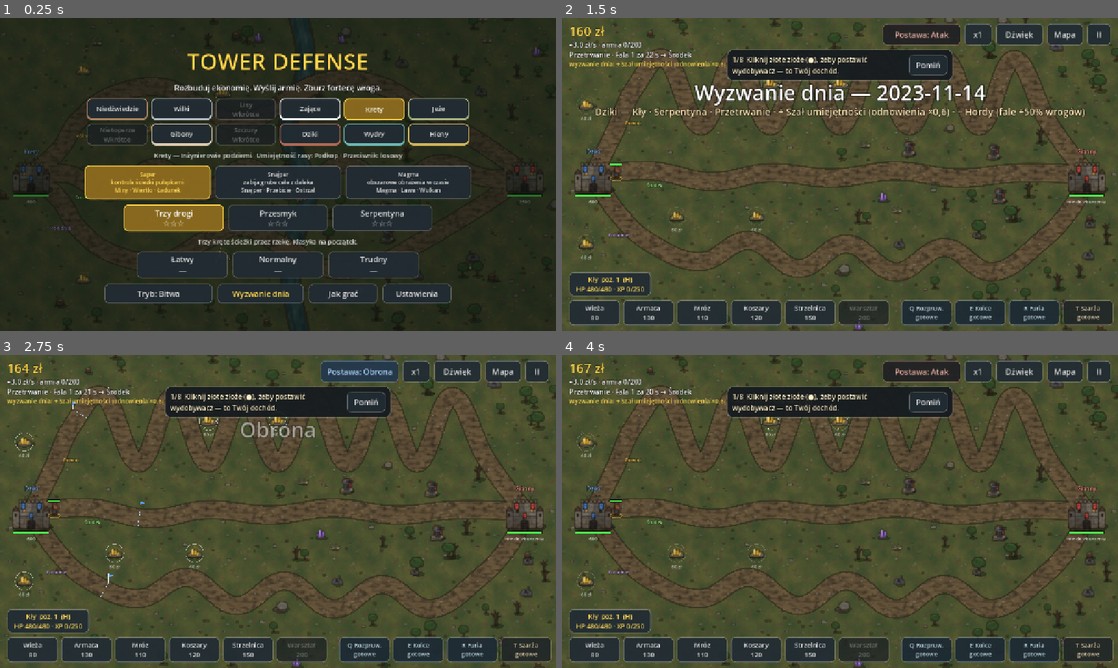
Above: before the commit, frames 1-4 (two rows, left to right).
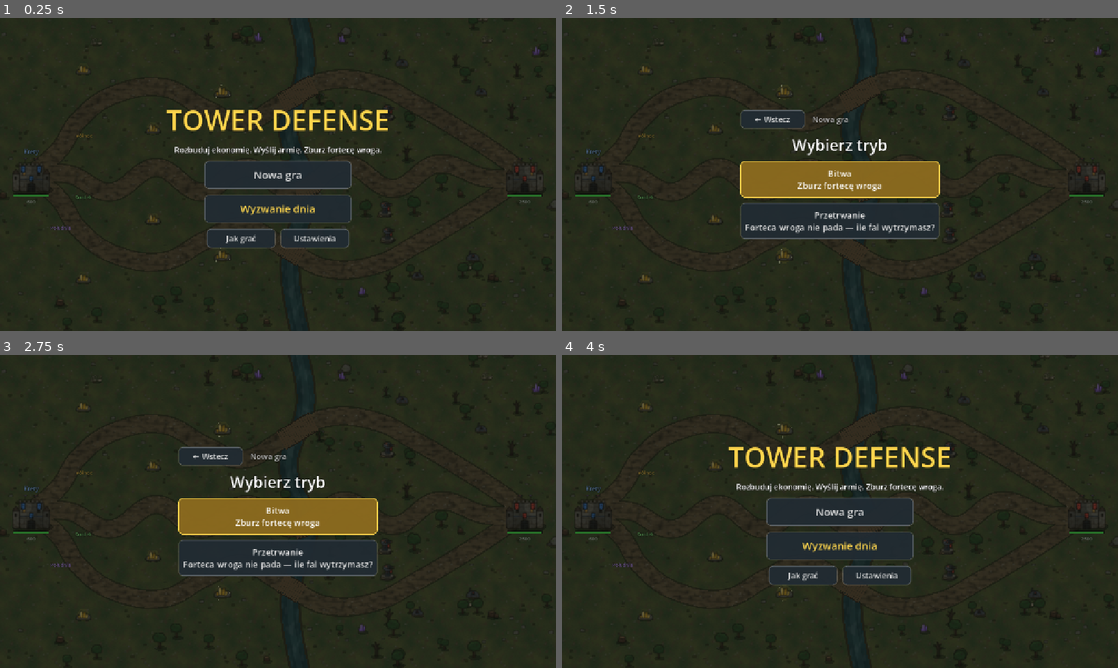
Above: after the commit, the same moments.

Repository: Ostrowin/TowerDefense
Game: Godot game, scene res://main.tscn
Same seed, same stepped clock (60 frames per second), same inputs: the game is played once before the commit and once after it.
Inputs (mouse positions are in pixels of both pictures, inside the frame that each line leads up to):
- Up to frame 1 (0.25 s): no input
- Up to frame 2 (1.5 s): click (840, 174) at 0.5 s, where only the run after the commit has a clickable "Nowa gra"; click (823, 293) at 1.25 s, where only the run before the commit has a clickable "Wyzwanie dnia"
- Up to frame 3 (2.75 s): click (361, 370) at 2 s, where only the run before the commit has a clickable "Postawa: Atak"
- Up to frame 4 (4 s): click (923, 370) at 2.75 s, where only the run before the commit has a clickable "Postawa: Obrona"; click (773, 455) at 3.5 s, where only the run after the commit has a clickable "← Wstecz"

The runs differ from the first frame. In frame 1, 16% of the frame differs, in the area x 15-85%, y 11-92%; in frame 2, 85%; in frame 3, 86%, in the area x 0-100%, y 0-100%; in frame 4, 85%.

Commit message:
Stepwise menu navigation & HUD refactor
Added a linear, step‑by‑step menu system and refactored HUD UI into per‑page containers (start/mode/army/map). hud.gd now manages menu state (menu_page, menu_pages, menu_crumbs) and mode_buttons, extends RefCounted, and provides navigation helpers (menu_page_box, centered, menu_go, menu_back, pick_mode). build_ui/build_menu were reworked to place widgets into page-specific VBoxes and to populate/maintain mode_buttons (replacing the single mode_button); rebuild_ui clears mode_buttons during rebuilds. update_menu now toggles per‑page visibility, updates pressed state for mode_buttons, and updates breadcrumb labels. Minor help text tweak for Survival mode. main.gd integrates the new flow (show_menu → hud.menu_go("start"); back() delegates to hud.menu_back()), and ui_smoke_test.gd was updated to exercise the new navigation and assertions. Result: clearer multi‑step selection with visible breadcrumbs, per‑page visibility, and HUD rebuilt on resize as before.

Diff:
--- a/scripts/hud.gd
+++ b/scripts/hud.gd
@@ -6,7 +6,10 @@
 
 const ABILITY_KEY_NAMES: Array[String] = ["Q", "E", "R", "T"]
 
-var mode_button: Button
+var mode_buttons := {}  ## tryb → przycisk na stronie „mode” menu
+var menu_page := "start"  ## bieżąca strona menu (MENU_PAGES) — przeżywa przebudowę HUD
+var menu_pages := {}  ## strona → VBoxContainer
+var menu_crumbs := {}  ## strona → etykieta ścieżki wyboru
 var daily_label: Label  ## indeks rasy → ostatnio wybrany dowódca (w obrębie sesji)
 var ui_layer: CanvasLayer
 var screen := Cfg.VIEW  ## rozmiar HUD w jego własnych jednostkach (ekran / skala UI)
@@ -205,18 +208,92 @@
 	build_help(ui)
 
 
+## Menu krok po kroku (jeden wybór na ekran): start → tryb → rasa i dowódca → mapa i trudność (klik = gra).
+## Każdy krok ma „Wstecz” (też Esc / wstecz na telefonie) i ścieżkę wyboru u góry.
+const MENU_PAGES: Array[String] = ["start", "mode", "army", "map"]
+
+
+## Strona menu: VBox wyśrodkowany; `back` = przycisk Wstecz i ścieżka wyboru u góry.
+func menu_page_box(box: VBoxContainer, page: String, back := true) -> VBoxContainer:
+	var p := VBoxContainer.new()
+	p.add_theme_constant_override("separation", 12)
+	p.size_flags_horizontal = Control.SIZE_SHRINK_CENTER
+	box.add_child(p)
+	menu_pages[page] = p
+	if back:
+		var top := HBoxContainer.new()
+		top.add_theme_constant_override("separation", 16)
+		p.add_child(top)
+		button("← Wstecz", Vector2(150, 44), menu_back, top)
+		var crumb := label("", 18, top, Color(1, 1, 1, 0.75))
+		crumb.size_flags_vertical = Control.SIZE_SHRINK_CENTER
+		menu_crumbs[page] = crumb
+	return p
+
+
+func centered(l: Label) -> Label:
+	l.horizontal_alignment = HORIZONTAL_ALIGNMENT_CENTER
+	return l
+
+
+func menu_go(page: String) -> void:
+	menu_page = page
+
+
+func menu_back() -> void:
+	var i := MENU_PAGES.find(menu_page)
+	menu_page = MENU_PAGES[maxi(i - 1, 0)]
+
+
+func pick_mode(mode: String) -> void:
+	if m.game_mode != mode:
+		m.toggle_mode()
+	menu_go("army")
+
+
 func build_menu(ui: Control) -> void:
 	menu_layer = overlay(ui, 0.55)
 	var box: VBoxContainer = menu_layer.get_child(0).get_child(0)
-	label("TOWER DEFENSE", 52, box, Main.GOLD_COLOR)
-	label("Rozbuduj ekonomię. Wyślij armię. Zburz fortecę wroga.", 18, box)
+	menu_pages.clear()
+	menu_crumbs.clear()
+
+	# 1. start
+	var start := menu_page_box(box, "start", false)
+	centered(label("TOWER DEFENSE", 64, start, Main.GOLD_COLOR))
+	centered(label("Rozbuduj ekonomię. Wyślij armię. Zburz fortecę wroga.", 18, start))
+	for entry in [["Nowa gra", menu_go.bind("mode")], ["Wyzwanie dnia", m.start_daily]]:
+		var b := button(entry[0], Vector2(340, 66), entry[1], start)
+		b.size_flags_horizontal = Control.SIZE_SHRINK_CENTER
+		b.add_theme_font_size_override("font_size", 24)
+		if entry[0] == "Wyzwanie dnia":
+			b.add_theme_color_override("font_color", Main.GOLD_COLOR)
+	var extra := HBoxContainer.new()
+	extra.alignment = BoxContainer.ALIGNMENT_CENTER
+	extra.add_theme_constant_override("separation", 10)
+	start.add_child(extra)
+	button("Jak grać", Vector2(160, 46), m.open_overlay.bind("help"), extra)
+	button("Ustawienia", Vector2(160, 46), m.open_overlay.bind("settings"), extra)
+
+	# 2. tryb
+	var modes := menu_page_box(box, "mode")
+	centered(label("Wybierz tryb", 36, modes))
+	for entry in [["battle", "Bitwa", "Zburz fortecę wroga"], ["survival", "Przetrwanie", "Forteca wroga nie pada — ile fal wytrzymasz?"]]:
+		var b := button("%s\n%s" % [entry[1], entry[2]], Vector2(460, 84), pick_mode.bind(entry[0]), modes)
+		b.size_flags_horizontal = Control.SIZE_SHRINK_CENTER
+		b.add_theme_font_size_override("font_size", 20)
+		b.toggle_mode = true
+		mode_buttons[entry[0]] = b
+
+	# 3. rasa i dowódca
+	var army := menu_page_box(box, "army")
+	centered(label("Rasa i dowódca", 36, army))
 	# rasy: wszystkie z Races.ALL, grywalne z ramką w kolorze rasy, reszta „Wkrótce"
 	var races := GridContainer.new()
 	races.columns = 6
 	races.size_flags_horizontal = Control.SIZE_SHRINK_CENTER
 	races.add_theme_constant_override("h_separation", 8)
 	races.add_theme_constant_override("v_separation", 8)
-	box.add_child(races)
+	army.add_child(races)
 	for i in Races.ALL.size():
 		var r: Dictionary = Races.ALL[i]
 		var b := button(r["name"] if r["playable"] else "%s\nWkrótce" % r["name"], Vector2(140, 50), m.select_race.bind(i), races)
@@ -230,37 +307,36 @@
 				sb.border_width_bottom = 5
 				b.add_theme_stylebox_override(look, sb)
 		race_buttons.append(b)
-	race_desc = label("", 15, box, Color(1, 1, 1, 0.8))
+	race_desc = centered(label("", 15, army, Color(1, 1, 1, 0.8)))
 	# dowódcy wybranej rasy — karty budowane od nowa przy zmianie rasy
 	commander_row = HBoxContainer.new()
 	commander_row.alignment = BoxContainer.ALIGNMENT_CENTER
 	commander_row.add_theme_constant_override("separation", 10)
-	box.add_child(commander_row)
+	army.add_child(commander_row)
 	fill_commander_row()
+	var next := button("Dalej →", Vector2(260, 56), menu_go.bind("map"), army)
+	next.size_flags_horizontal = Control.SIZE_SHRINK_CENTER
+	next.add_theme_font_size_override("font_size", 22)
+
+	# 4. mapa i trudność — klik w trudność startuje grę
+	var map := menu_page_box(box, "map")
+	centered(label("Mapa i trudność", 36, map))
 	var maps := HBoxContainer.new()
 	maps.alignment = BoxContainer.ALIGNMENT_CENTER
 	maps.add_theme_constant_override("separation", 10)
-	box.add_child(maps)
+	map.add_child(maps)
 	for i in Levels.ALL.size():
 		var b := button("", Vector2(230, 62), m.select_level.bind(i), maps)
 		b.toggle_mode = true
 		map_buttons.append(b)
-	map_desc = label("", 15, box, Color(1, 1, 1, 0.8))
+	map_desc = centered(label("", 15, map, Color(1, 1, 1, 0.8)))
+	centered(label("Start — wybierz trudność:", 18, map))
 	var diffs := HBoxContainer.new()
 	diffs.alignment = BoxContainer.ALIGNMENT_CENTER
 	diffs.add_theme_constant_override("separation", 10)
-	box.add_child(diffs)
+	map.add_child(diffs)
 	for d in Cfg.DIFFICULTIES.size():
 		diff_buttons.append(button("", Vector2(210, 62), m.start.bind(d), diffs))
-	var extra := HBoxContainer.new()
-	extra.alignment = BoxContainer.ALIGNMENT_CENTER
-	extra.add_theme_constant_override("separation", 10)
-	box.add_child(extra)
-	mode_button = button("", Vector2(250, 46), m.toggle_mode, extra)
-	var daily_button := button("Wyzwanie dnia", Vector2(200, 46), m.start_daily, extra)
-	daily_button.add_theme_color_override("font_color", Main.GOLD_COLOR)
-	button("Jak grać", Vector2(160, 46), m.open_overlay.bind("help"), extra)
-	button("Ustawienia", Vector2(160, 46), m.open_overlay.bind("settings"), extra)
 
 
 ## Karty dowódców rasy: nazwa, rola, umiejętności (Q/E/R); niegotowi — „Wkrótce”.
@@ -359,7 +435,7 @@
 		+ "w budynek albo złoże zdejmuje zaznaczenie. Po śmierci wraca do bazy po chwili.\n"
 		+ "Umiejętności dowódcy (Q/E/R) rzucasz w zasięgu od niego — okrąg pokazuje, dokąd sięga;\n"
 		+ "gdy dowódca nie żyje, czekają. Umiejętność rasy (T) działa zawsze.\n"
-		+ "Tryb Przetrwanie (przycisk w menu): forteca wroga nie pada — liczy się, ile fal wytrzymasz.\n"
+		+ "Tryb Przetrwanie (Nowa gra → tryb): forteca wroga nie pada — liczy się, ile fal wytrzymasz.\n"
 		+ "Wyzwanie dnia: codziennie inna mapa, tryb, rasa i dowódca oraz dwa modyfikatory — taki sam dzień dla wszystkich.\n\n"
 		+ "Mapę przesuwasz przeciągając, przybliżasz kółkiem albo dwoma palcami.\n"
 		+ "Skróty: 1–6 budowa · Q/E/R/T umiejętności · H dowódca · Spacja postawa · U ulepsz · Del sprzedaj\n"
@@ -381,6 +457,7 @@
 	commander_buttons.clear()
 	map_buttons.clear()
 	diff_buttons.clear()
+	mode_buttons.clear()
 	build_ui()
 
 
@@ -505,7 +582,15 @@
 			var best := Progress.best(cur["id"], d)
 			record = "rekord %s" % fmt_time(best) if best >= 0 else "—"
 		diff_buttons[d].text = "%s\n%s" % [Cfg.DIFFICULTIES[d]["name"], record]
-	mode_button.text = "Tryb: Bitwa" if m.game_mode == "battle" else "Tryb: Przetrwanie"
+	for page in menu_pages:
+		menu_pages[page].visible = page == menu_page
+	for k in mode_buttons:
+		mode_buttons[k].button_pressed = k == m.game_mode
+	var mode_name := "Bitwa" if m.game_mode == "battle" else "Przetrwanie"
+	var crumbs := {"mode": "Nowa gra", "army": mode_name,
+		"map": "%s › %s › %s" % [mode_name, race["name"], Cfg.COMMANDERS[m.commander_id]["name"] if m.commander_id != "" else "—"]}
+	for page in menu_crumbs:
+		menu_crumbs[page].text = crumbs[page]
 
 
 func fill_selection_panel(b: Sim.Building) -> void:
--- a/scripts/main.gd
+++ b/scripts/main.gd
@@ -216,6 +216,7 @@
 
 func show_menu() -> void:
 	state = State.MENU
+	hud.menu_go("start")
 	overlay = ""
 	rival_index = -1
 	if not daily.is_empty():  # po wyzwaniu dnia wracają wybory gracza z menu
@@ -342,6 +343,8 @@
 		set_paused(state == State.PLAY)
 	elif state == State.OVER:
 		show_menu()
+	elif state == State.MENU and hud.menu_page != "start":
+		hud.menu_back()
 	else:
 		return false
 	return true
--- a/tests/ui_smoke_test.gd
+++ b/tests/ui_smoke_test.gd
@@ -44,6 +44,13 @@
 		2:
 			_check(main.state == main.State.MENU, "start w menu")
 			_check(main.hud.menu_layer.visible, "menu widoczne")
+			_check(main.hud.menu_page == "start" and main.hud.menu_pages["start"].visible and not main.hud.menu_pages["army"].visible,
+				"menu zaczyna od ekranu startowego (reszta ukryta)")
+			main.hud.menu_go("mode")
+			_check(main.back() and main.hud.menu_page == "start" and not main.back(), "Wstecz w menu cofa o krok, na starcie nie ma dokąd")
+			main.hud.menu_go("mode")
+			main.hud.mode_buttons["survival"].emit_signal("pressed")
+			_check(main.hud.menu_page == "army" and main.game_mode == "survival", "wybór trybu prowadzi do rasy i dowódcy")
 			var playable: Array = main.hud.race_buttons.filter(func(b: Button) -> bool: return not b.disabled)
 			_check(main.hud.race_buttons.size() == 12 and playable.size() == 9, "12 ras w menu, grywalnych dziewięć")
 			var cards: Dictionary = main.hud.commander_buttons
@@ -52,8 +59,8 @@
 			main.hud.race_buttons[Races.ALL.find_custom(func(r: Dictionary) -> bool: return r["id"] == "fox")].emit_signal("pressed")  # lisy — „Wkrótce"
 			_check(Races.ALL[main.race_index]["id"] == "mole", "zablokowanej rasy nie da się wybrać")
 			main.hud.race_buttons[Races.ALL.find_custom(func(r: Dictionary) -> bool: return r["id"] == "gibbon")].emit_signal("pressed")
+			main.hud.menu_go("map")
 			main.hud.map_buttons[2].emit_signal("pressed")
-			main.hud.mode_button.emit_signal("pressed")
 		3:
 			_check(Races.ALL[main.race_index]["id"] == "gibbon", "wybór rasy w menu")
 			_check(main.hud.race_desc.text.contains("Przeciwnik: losowy"), "menu zapowiada losowego przeciwnika")
@@ -65,9 +72,13 @@
 			cards["warbeat"].emit_signal("pressed")
 			_check(main.commander_id == "warbeat", "karta wybiera dowódcę")
 			_check(main.level_index == 2 and sim.level["id"] == "serpentyna", "wybór mapy w menu")
-			_check(main.game_mode == "survival" and main.hud.mode_button.text.contains("Przetrwanie"), "przełącznik trybu w menu")
-			main.hud.mode_button.emit_signal("pressed")
-			_check(main.game_mode == "battle", "powrót do bitwy")
+			main.hud.update_menu()
+			_check(main.hud.menu_crumbs["map"].text == "Przetrwanie › Gibony › %s" % Cfg.COMMANDERS["warbeat"]["name"], "ścieżka wyboru na stronie mapy")
+			main.hud.menu_back()
+			main.hud.menu_back()
+			main.hud.mode_buttons["battle"].emit_signal("pressed")
+			_check(main.game_mode == "battle" and main.hud.menu_page == "army", "powrót do bitwy")
+			main.hud.menu_go("map")
 			main.hud.diff_buttons[1].emit_signal("pressed")
 		4:
 			var rival: int = main.rival_index
